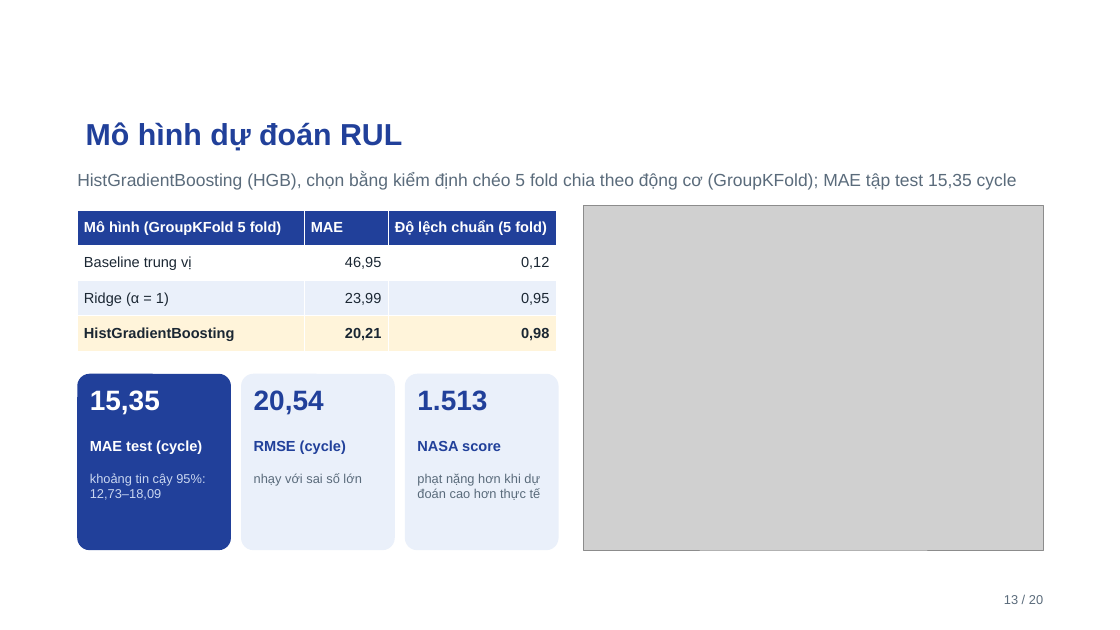
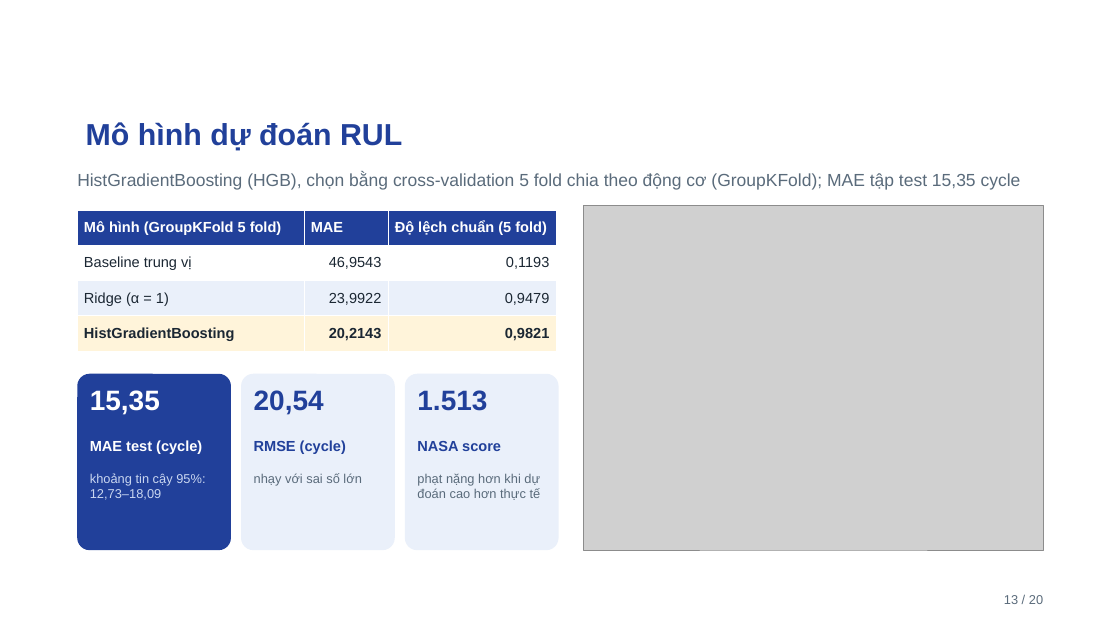
Before and after one commit to ti014/tinasa-cmapss-rul-prediction, a slide deck: slide 13 of slides/cmapss_fd001_presentation.pptx. Drawn at 1120x630 pixels with LibreOffice and Linux fonts; fonts in the diff are those of the drawing; grey boxes stand for pictures; background and template pictures are left out. Boxes give left, top, right and bottom in pixels: in the first picture for what was removed or moved away, otherwise in the second. Text is boxed around its words. In the diff, an @@ line names an element or a change of style, - is before the commit and + after.

```diff
--- a/slides/cmapss_fd001_presentation.pptx
+++ b/slides/cmapss_fd001_presentation.pptx
@@ text at box(77, 173, 1021, 190): text changed @@
-HistGradientBoosting (HGB), chọn bằng kiểm định chéo 5 fold chia theo động cơ (GroupKFold); MAE tập test 15,35 cycle
+HistGradientBoosting (HGB), chọn bằng cross-validation 5 fold chia theo động cơ (GroupKFold); MAE tập test 15,35 cycle
@@ table at box(77, 210, 556, 351) @@
-row 2, column 2: 46,95
+row 2, column 2: 46,9543
-row 2, column 3: 0,12
+row 2, column 3: 0,1193
-row 3, column 2: 23,99
+row 3, column 2: 23,9922
-row 3, column 3: 0,95
+row 3, column 3: 0,9479
-row 4, column 2: 20,21
+row 4, column 2: 20,2143
-row 4, column 3: 0,98
+row 4, column 3: 0,9821
```
Also in this commit, not shown: 6 other slides changed, 4 other files.
